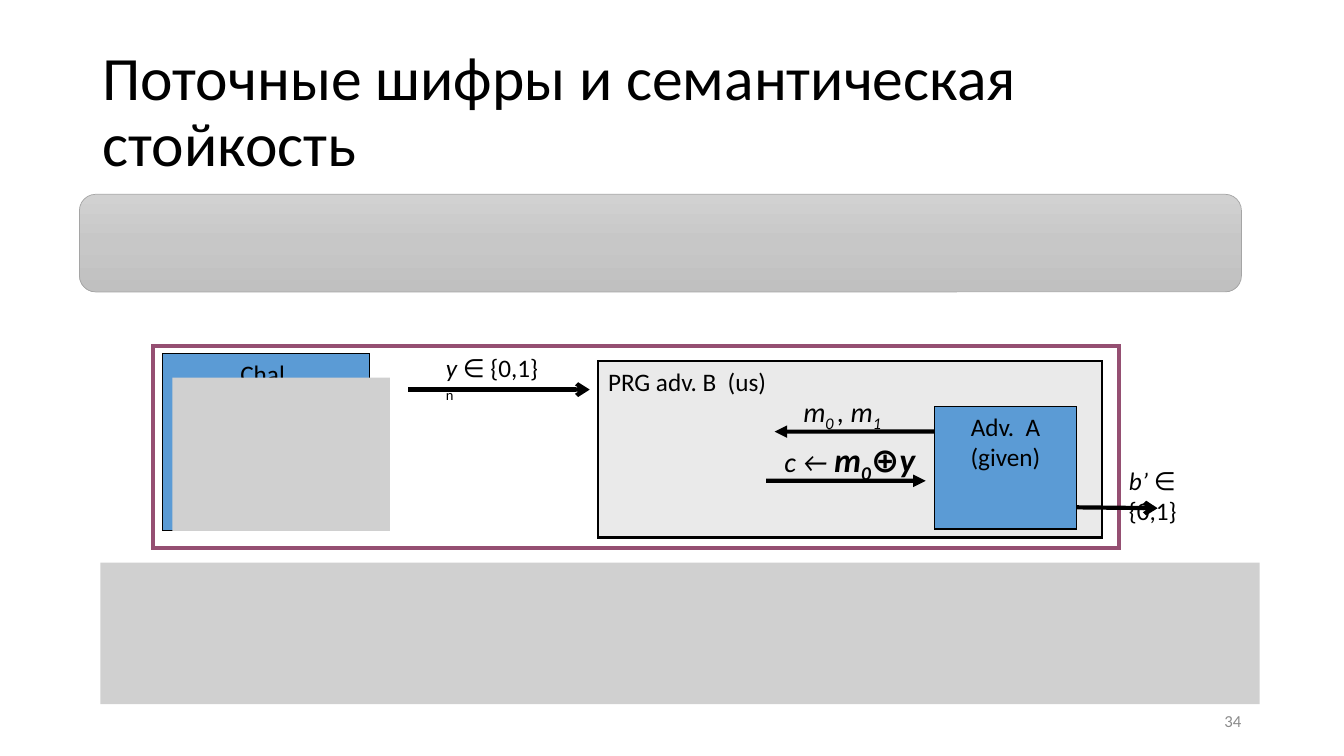
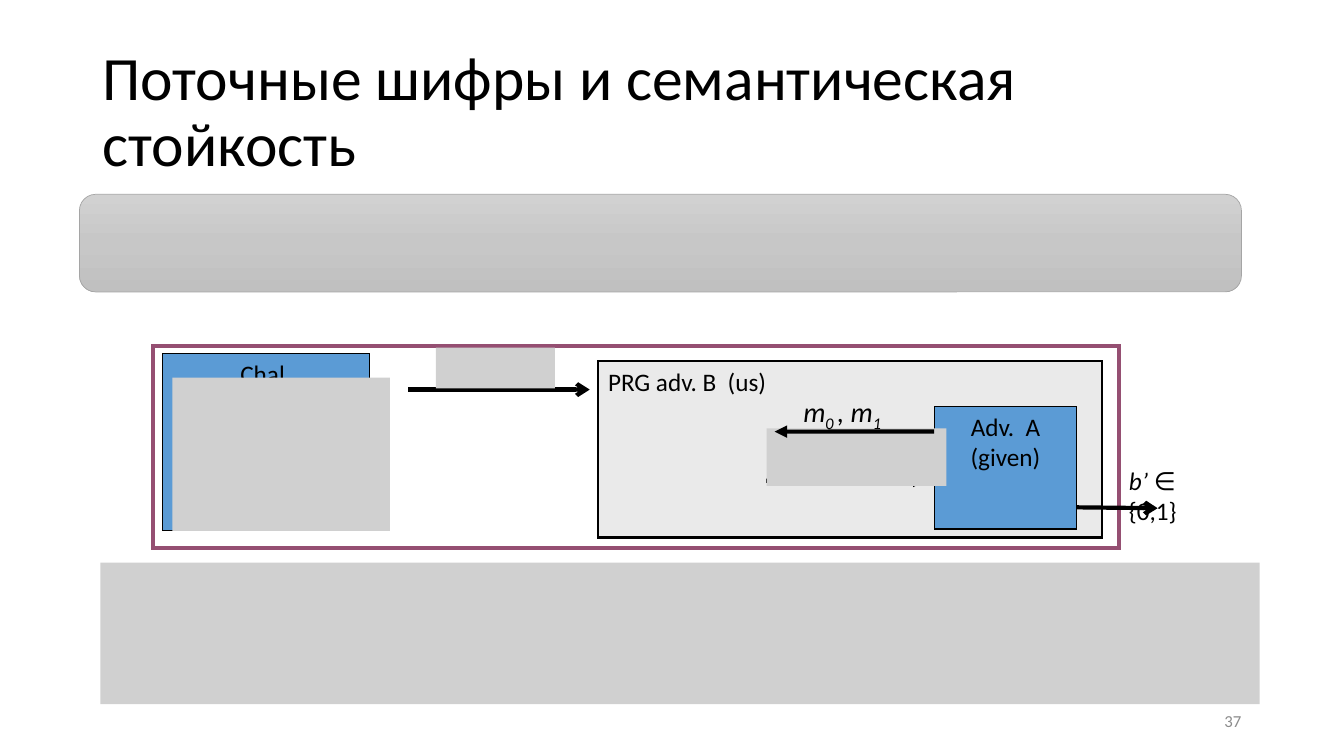
Before and after one commit to CryptoCourse/CryptoLectures, a slide deck: slide 37 of Lectures/Lecture2.pptx (slide 34 before the commit). Drawn at 1344x756 pixels with LibreOffice and Linux fonts; fonts in the diff are those of the drawing; grey boxes stand for pictures. Boxes give left, top, right and bottom in pixels: in the first picture for what was removed or moved away, otherwise in the second. Text is boxed around its words. In the diff, an @@ line names an element or a change of style, - is before the commit and + after.

```diff
--- a/Lectures/Lecture2.pptx
+++ b/Lectures/Lecture2.pptx
@@ picture added at (x1=436, y1=348, x2=555, y2=388) @@
@@ text removed at (x1=446, y1=358, x2=538, y2=400) @@
-y ∈ {0,1}n
@@ picture added at (x1=766, y1=429, x2=946, y2=486) @@
@@ text removed at (x1=784, y1=450, x2=915, y2=479) @@
-c ← m0⊕y
@@ page number at (x1=1224, y1=716, x2=1241, y2=727): text changed @@
-34
+37
```
Also in this commit, not shown: 4 other slides changed, 3 slides added, 2 other files.
